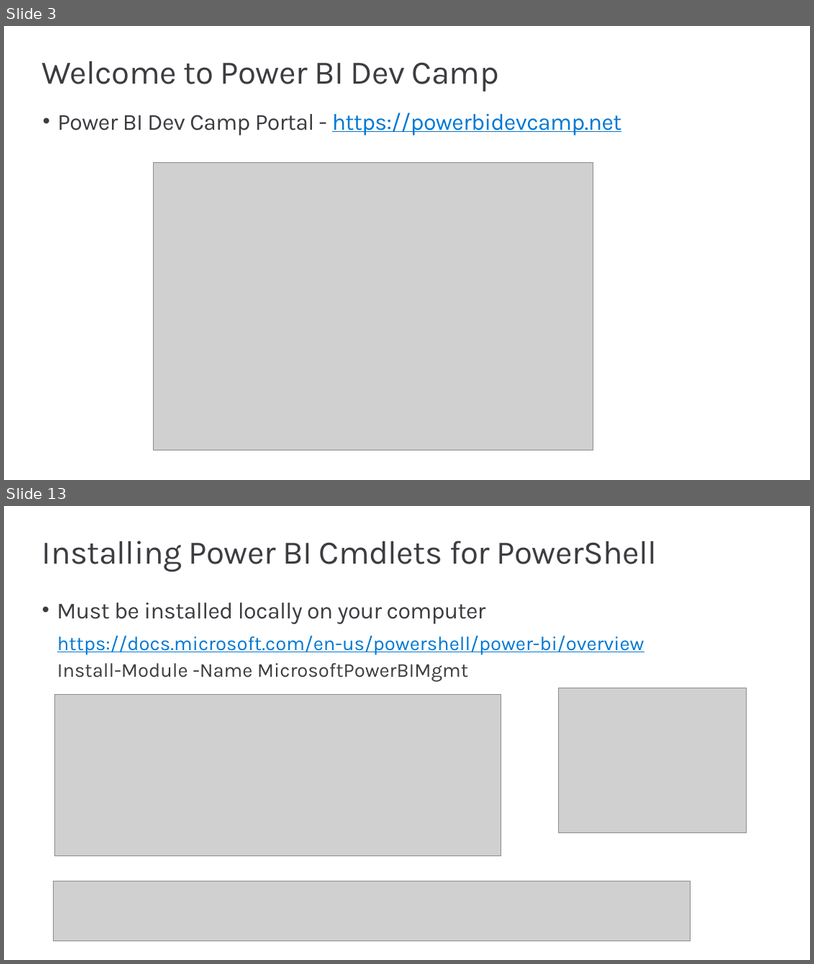
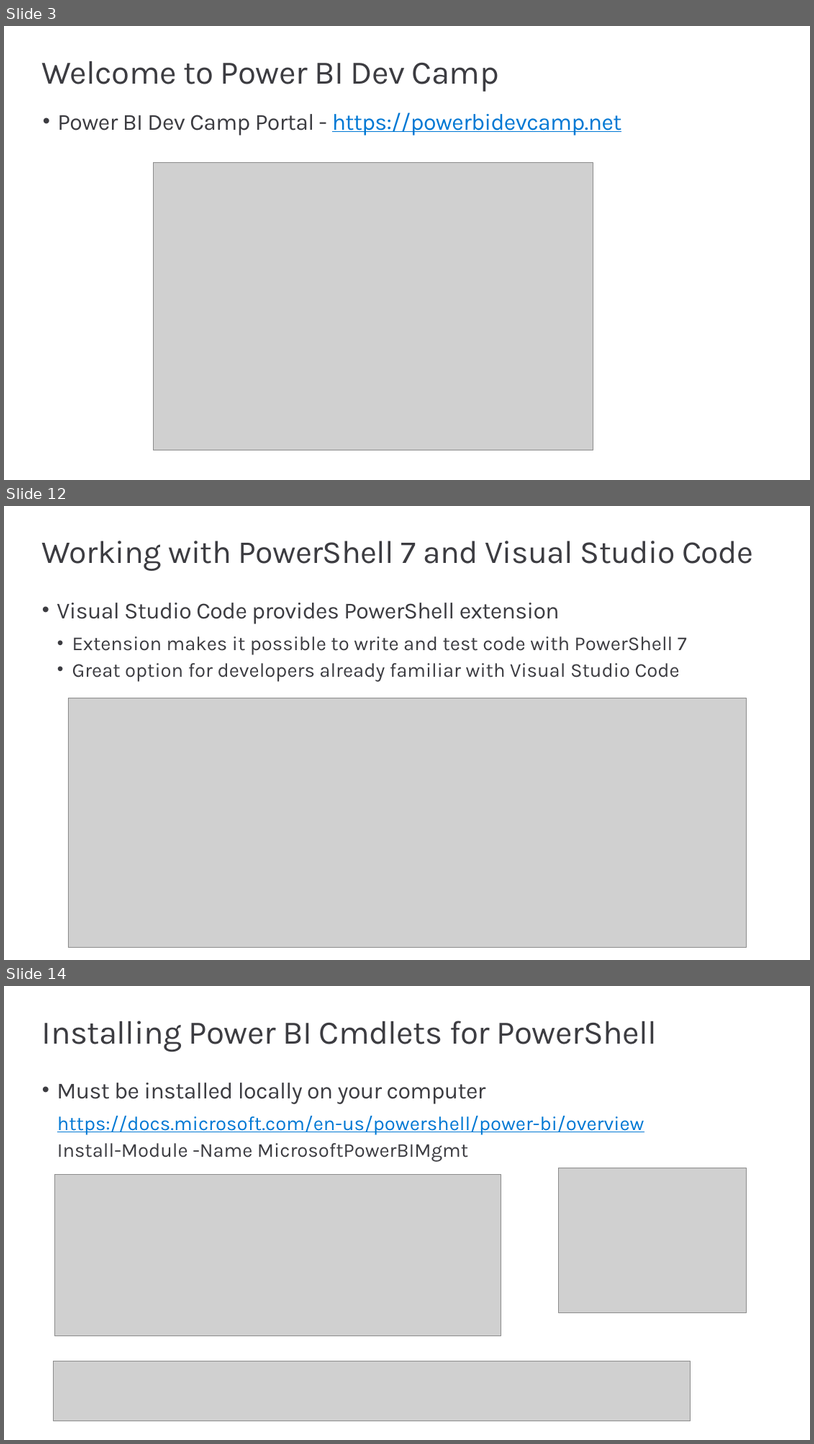
Before and after one commit to PowerBiDevCamp/Camp-Sessions, a slide deck: Session 02 - Writing PowerShell Script for Power BI.pptx. Shown one above the other, each under a label of ours: slides 3 and 13 before the commit, slides 3, 12 and 14 after it; the slides between them are not shown. The pictures are 814x964 and 814x1444 pixels, drawn with LibreOffice and Linux fonts; fonts in the diff are those of the drawing; grey boxes stand for pictures; background and template pictures are left out. Boxes give left, top, right and bottom in pixels: in the first picture for what was removed or moved away, otherwise in the second. Text is boxed around its words. In the diff, an @@ line names an element or a change of style, - is before the commit and + after.

```diff
--- a/Session 02 - Writing PowerShell Script for Power BI.pptx
+++ b/Session 02 - Writing PowerShell Script for Power BI.pptx
@@ slide 12 added at bbox=[4, 506, 810, 960], background #FFFFFF @@
@@ title added at bbox=[42, 541, 754, 571], 39 pt, text #3C3C41 @@
+Working with PowerShell 7 and Visual Studio Code
@@ text added at bbox=[57, 602, 687, 682], 24 pt, text #3C3C41 @@
+• Visual Studio Code provides PowerShell extension
+  • Extension makes it possible to write and test code with PowerShell 7
+  • Great option for developers already familiar with Visual Studio Code
@@ picture added at bbox=[68, 698, 746, 947] @@
@@ what was slide 13 is now slide 14 @@
```
Also in this commit, not shown: 18 slides changed, 21 other slides added, 14 slides removed, 1 other file.
